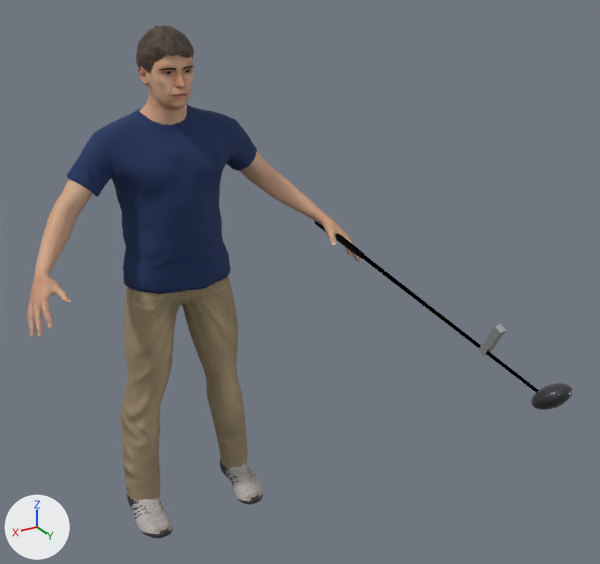
The glTF model game/assets/golfer/free_golfer.glb: old version first, new version second.
The view is the same before and after, from a camera (50 mm lens) standing at (1.01, 2.54, 2.04) and looking at (-0.15, 0.61, 1.07). Every picture has the same lights, and +X, +Y and +Z are marked at lower left. The older version comes first.

In view in the first picture: 'Body', 'Clothes', 'Driver_head', 'Driver_shaft', 'Eyebrows', 'Hair', 'Shoes' and 2 more.
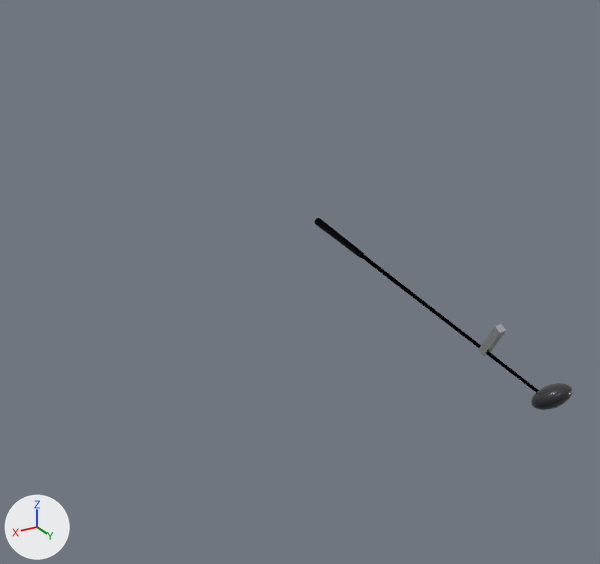
Where the change shows, as pixel boxes [x1, y1, x2, y2] in the pictures (600 x 564 px):
'Clothes', deleted
    before: [66, 104, 257, 501]
'Body', deleted
    before: [27, 55, 361, 337]
'Shoes', deleted
    before: [127, 458, 263, 538]
'Hair', deleted (brown)
    before: [136, 25, 194, 85]
'Eyebrows', deleted
    before: [159, 66, 194, 70]

What the commit changed:
Object 'Body' (ob_body) is deleted.
Object 'Clothes' (ob_clothes) is deleted.
Object 'Shoes' (ob_shoes) is deleted.
Object 'Hair' (ob_hair) is deleted.
Object 'Eyebrows' (ob_eyebrows) is deleted.
